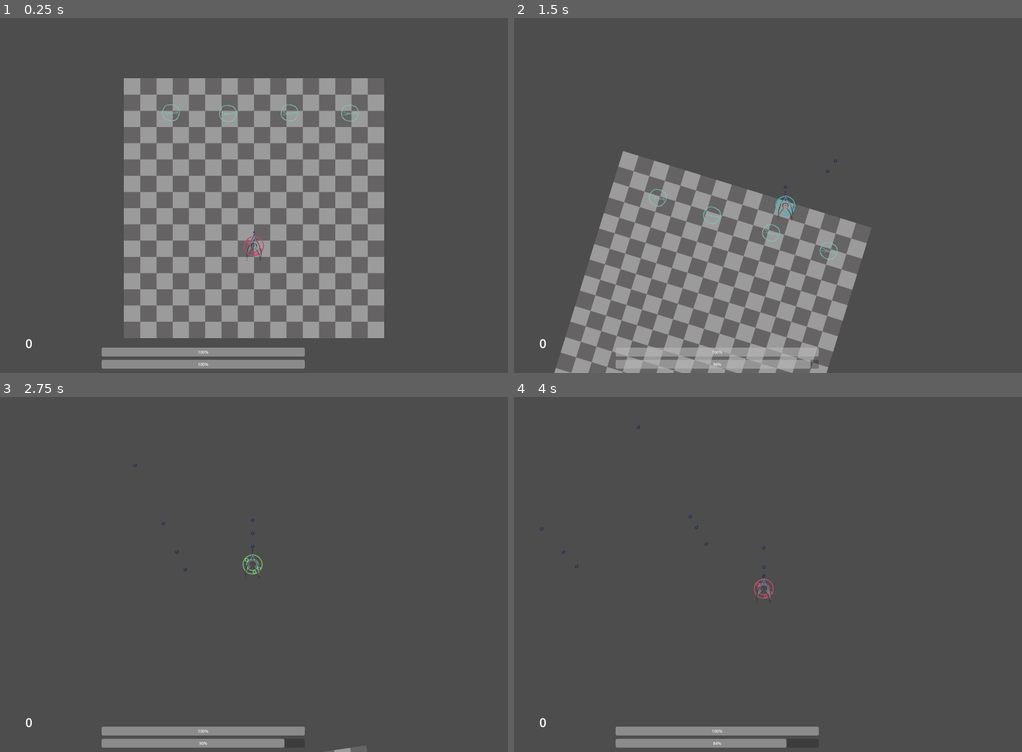
Above: before the commit, frames 1-4 (two rows, left to right).
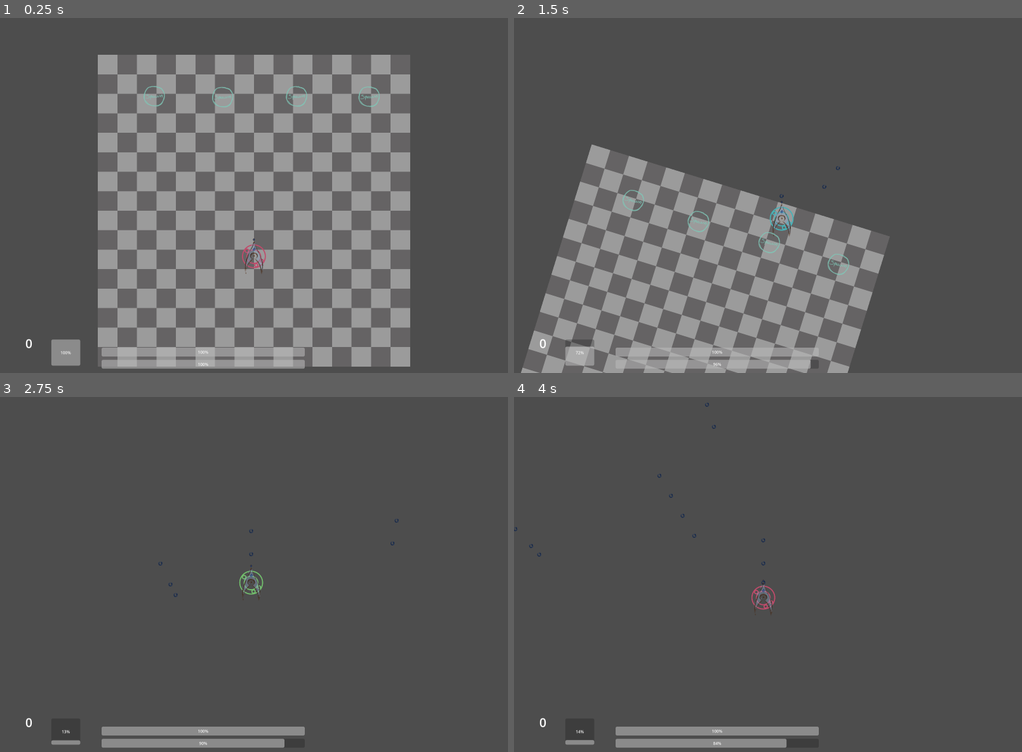
Above: after the commit, the same moments.

Repository: AustereTriceratops/BulletHellEngine
Game: Godot game, scene res://levels/test_levels/devLevel.tscn
Same seed, same stepped clock (60 frames per second), same inputs: the game is played once before the commit and once after it.
Inputs (mouse positions are in pixels of both pictures, inside the frame that each line leads up to):
- Up to frame 1 (0.25 s): no input
- Up to frame 2 (1.5 s): tap Enter at 0.5 s; move the mouse to (793, 195) at 0.52 s; hold Shift (shift) 0.53-1.28 s; hold W (player_up) from 0.53 s (still down); move the mouse to (742, 195) at 1.27 s; tap F (blue_shield) at 1.35 s
- Up to frame 3 (2.75 s): keep holding W (player_up); tap Shift (shift) at 1.55 s; move the mouse to (264, 567) at 2.02 s; hold Shift (shift) from 2.03 s (still down); tap R (green_shield) at 2.1 s
- Up to frame 4 (4 s): keep holding W (player_up); move the mouse to (762, 581) at 2.77 s; release Shift (shift) at 2.78 s; tap Q (look_left) at 2.85 s; tap Shift (shift) at 3.05, 3.8 s; move the mouse to (803, 578) at 3.52 s; hold E (look_right) from 3.53 s (still down)

The runs differ from the first frame. In frame 1, 28% of the frame differs, in the area x 10-81%, y 10-99%; in frame 2, 17%; in frame 3, 0.4%; in frame 4, 0.4%.

Commit message:
dashing and energy system

Diff:
--- a/levels/test_levels/spiral_spawner.gd
+++ b/levels/test_levels/spiral_spawner.gd
@@ -16,9 +16,10 @@
 var t = 0
 
 
-# numBullets determines how many bullets will be shot out from all directions
+# nBullets determines how many bullets will be shot out from all directions
+# cycleTime: the time in seconds it takes for one full rotation
 func spawn_spiral_pattern(
-    delta: float, numBullets=1, cycleTime=6.0, numShots=30
+    delta: float, cycleTime=6.0, numShots=30
 ):
     var shotOrientation = 1 if clockwise else -1
     var shotInterval = cycleTime/numShots
@@ -62,7 +63,7 @@
         return
 
     if is_instance_valid(bulletsNode):
-        spawn_spiral_pattern(delta, numBullets, 6.0, 30)
+        spawn_spiral_pattern(delta, 6.0, 30)
 
     t += delta;
 
--- a/player/Player.tscn
+++ b/player/Player.tscn
@@ -89,7 +89,7 @@
 polygon = PackedVector2Array(-0.25, -14.7143, -14.75, 4, -17.5, 15.7143, 0, 0.285714, 17, 16, 15.5, 4.14286)
 
 [node name="PlayerCamera" parent="." instance=ExtResource("4_6fikn")]
-zoom = Vector2(0.5, 0.5)
+zoom = Vector2(0.6, 0.6)
 
 [node name="Ray" type="RayCast2D" parent="."]
 target_position = Vector2(0, -1000)
@@ -97,6 +97,7 @@
 collide_with_areas = true
 
 [node name="RecoveryTimer" type="Timer" parent="."]
+wait_time = 0.6
 one_shot = true
 
 [node name="HitFlash" type="AnimationPlayer" parent="."]
@@ -104,5 +105,10 @@
 "": SubResource("AnimationLibrary_2voxu")
 }
 
+[node name="DashTimer" type="Timer" parent="."]
+wait_time = 0.15
+one_shot = true
+
 [connection signal="timeout" from="BulletSpawnTimer" to="." method="_on_bullet_spawn_timer_timeout"]
 [connection signal="body_entered" from="Hitbox" to="." method="_on_hitbox_body_entered"]
+[connection signal="timeout" from="DashTimer" to="." method="_on_dash_timer_timeout"]
--- a/player/player.gd
+++ b/player/player.gd
@@ -4,6 +4,7 @@
 signal rotated(rotation)
 signal moved(pos: Vector2)
 signal mana_changed(mana)
+signal energy_changed(energy)
 
 var active = true
 
@@ -12,17 +13,24 @@
 var bulletSpeed = 1000
 var speed = 800
 var rotationSpeed = 0.003
-var invincible = false
 var hasLaser = false
 var bulletInterval = 0.2
 var maxBulletHits = 5
+
+var health = 100
+var invincible = false
 var recoveryTime = 0.6
+
+var mana = 100
 var manaDrainInterval = 0.6
 var manaDrainRate = 5
-
-var health = 100
-var mana = 100
 var activeShield = "red"
+
+var energy = 100
+var energyRenewalRate = 0.8
+var energyRenewalRateResting = 3
+var dashing = false
+var deshingSpeedMultiplier = 5
 
 @onready var mainNode = get_tree().get_root().get_node('Level')
 @onready var bulletsNode = get_tree().get_root().get_node("Level/PlayerBullets")
@@ -95,6 +103,10 @@
         $PlayerCamera.update_rotation(rotation)
         rotated.emit(rotation)
 
+func recover_energy(delta: float, playerMoved: bool):
+    var rate = energyRenewalRate if playerMoved else energyRenewalRateResting
+    energy += delta * rate
+
 # ========================
 # ===== NODE METHODS =====
 # ========================
@@ -115,7 +127,6 @@
     var playerMoved = false
     var playerRotated = false
     var movementVec = Vector2(0, 0)
-    var speedMultiplier = 1;
 
     if Input.is_action_pressed('player_left'):
         movementVec -= global_transform.x
@@ -135,11 +146,10 @@
     if Input.is_action_pressed('look_left'):
         rotate(-rotationSpeed * delta)
         playerRotated = true
-    if Input.is_action_pressed('shift'):
-        speedMultiplier = 2
 
     if playerMoved:
         var direction = movementVec.normalized()
+        var speedMultiplier = deshingSpeedMultiplier if dashing else 1;
 
         velocity = speed * direction * speedMultiplier
         moved.emit(position)
@@ -150,6 +160,7 @@
         $PlayerCamera.update_rotation(rotation)
         rotated.emit(rotation)
 
+    # update mana
     if activeShield != "":
         t_mana += delta
 
@@ -158,6 +169,12 @@
 
         if fmod(t + delta, 0.2) - delta < 0:
             mana_changed.emit(mana)
+
+    # update energy
+    recover_energy(delta, playerMoved)
+
+    if fmod(t + delta, 0.2) - delta < 0:
+        energy_changed.emit(energy)
 
     move_and_slide()
     t += delta
@@ -213,6 +230,13 @@
             set_active_shield("")
         else:
             set_active_shield("blue")
+    if Input.is_action_just_pressed("shift"):
+        if energy >= 30 && !dashing:
+            energy -= 30
+            energy_changed.emit(energy)
+            dashing = true
+            $DashTimer.start()
+            $RecoveryTimer.start()
 
 
 # ========================
@@ -244,3 +268,6 @@
 func _on_bullet_spawn_timer_timeout():
     if active:
         spawn_bullet()
+
+func _on_dash_timer_timeout() -> void:
+    dashing = false;
--- a/ui/HUD.tscn
+++ b/ui/HUD.tscn
@@ -31,6 +31,16 @@
 step = 1.0
 value = 100.0
 
+[node name="EnergyBar" type="ProgressBar" parent="UIManager"]
+layout_mode = 0
+offset_left = 202.0
+offset_top = 1268.0
+offset_right = 316.0
+offset_bottom = 1371.0
+step = 1.0
+value = 100.0
+fill_mode = 3
+
 [node name="PauseMenu" parent="UIManager" instance=ExtResource("2_bvj52")]
 visible = false
 layout_mode = 1
--- a/ui/uiManager.gd
+++ b/ui/uiManager.gd
@@ -9,6 +9,7 @@
 func initialize(player: Node2D):
     player.health_changed.connect(player_damaged)
     player.mana_changed.connect(mana_changed)
+    player.energy_changed.connect(energy_changed)
 
 func player_damaged(health, _damage_):
     $Healthbar.set_value(health)
@@ -16,6 +17,9 @@
 func mana_changed(mana):
     $ManaBar.set_value(mana)
 
+func energy_changed(energy):
+    $EnergyBar.set_value(energy)
+
 # ========================
 # ===== NODE METHODS =====
 # ========================
